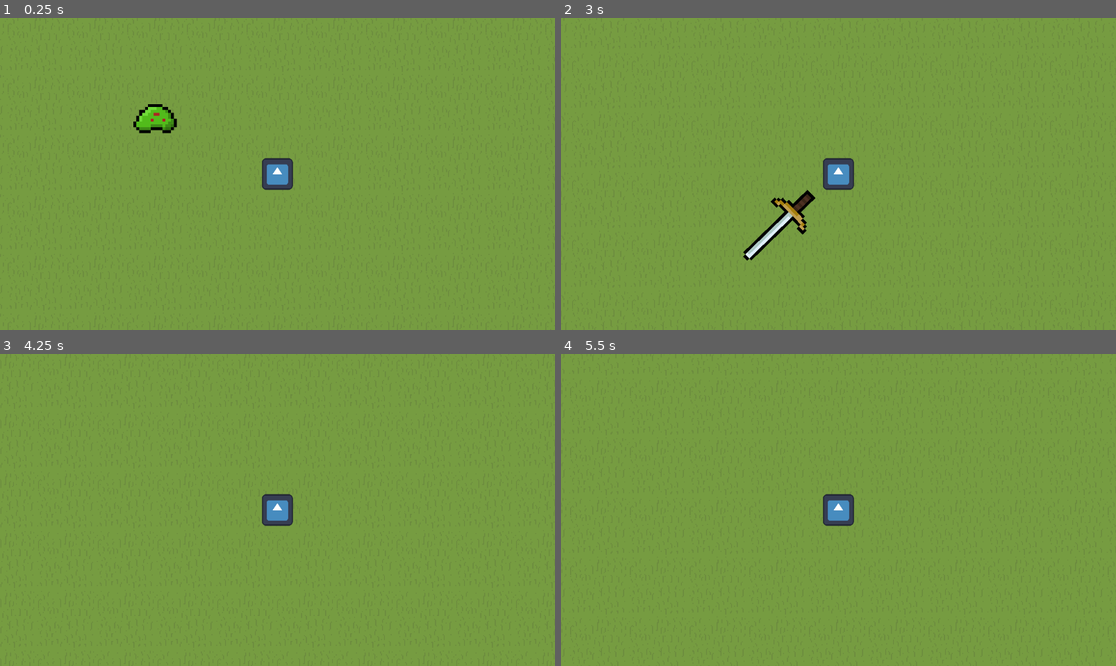
Above: before the commit, frames 1-4 (two rows, left to right).
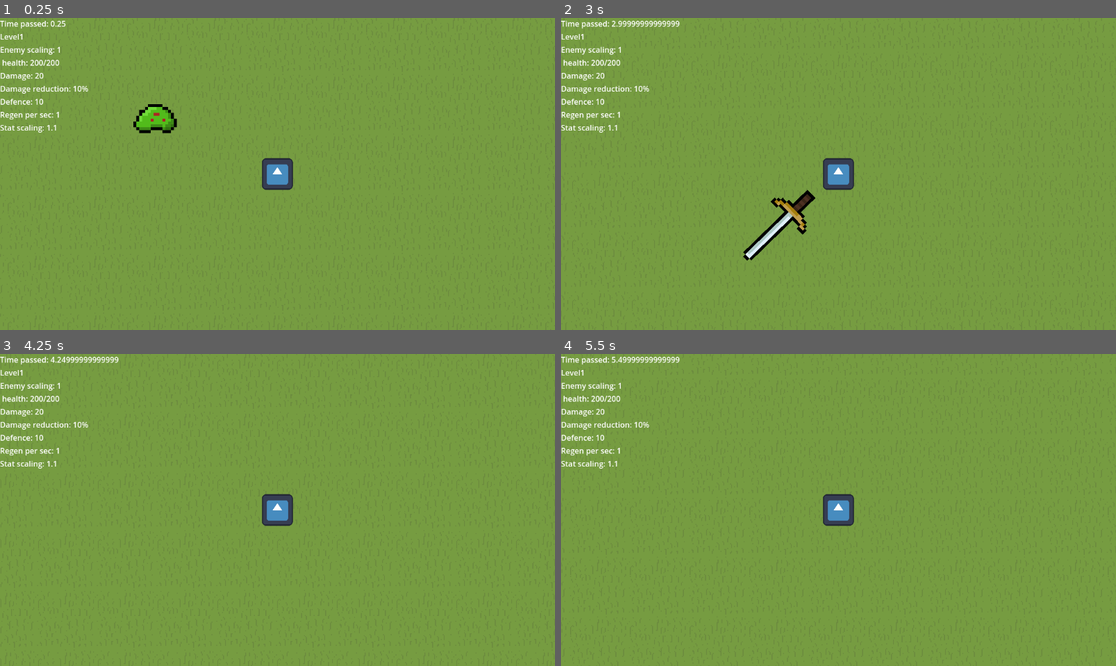
Above: after the commit, the same moments.

Repository: Likvik89/Built-to-scale
Game: Godot game, scene res://Scenes/level.tscn
The game is run twice, just before and just after one commit, with the same random seed, the same clock (stepped at 60 frames per second) and the same inputs. The engine's default icon, where the game draws it, is replaced by a stand-in: a white triangle on a blue panel in a dark square.
Inputs (mouse positions are in pixels of both pictures, inside the frame that each line leads up to):
- Up to frame 1 (0.25 s): no input
- Up to frame 2 (3 s): move the mouse to (960, 158) at 0.52 s; hold D (move_right) 0.53-1.28 s; tap Space (move_dash) at 0.6, 2.1 s; move the mouse to (727, 189) at 1.27 s; hold S (move_down) 1.28-2.03 s; click (727, 189) at 1.35 s; move the mouse to (894, 105) at 2.02 s; hold D (move_right) 2.03-2.78 s; move the mouse to (810, 236) at 2.77 s; hold W (move_up) from 2.78 s (still down); click (810, 236) at 2.85 s
- Up to frame 3 (4.25 s): move the mouse to (444, 556) at 3.52 s; release W (move_up) at 3.53 s; hold A (move_left) from 3.53 s (still down); tap Space (move_dash) at 3.6 s
- Up to frame 4 (5.5 s): move the mouse to (672, 463) at 4.27 s; click (672, 463) at 4.35 s; move the mouse to (866, 510) at 5.02 s; release A (move_left) at 5.03 s; hold S (move_down) from 5.03 s (still down); tap Space (move_dash) at 5.1 s

The runs differ from the first frame. In frame 1, 0.9% of the frame differs, in the area x 0-16%, y 0-37%; in frame 2, 1.0%; in frame 3, 1.0%; in frame 4, 1.1%, in the area x 0-22%, y 0-37%.

Commit message:
Shows stats

Diff:
--- a/Scenes/UI.tscn
+++ b/Scenes/UI.tscn
@@ -157,31 +157,40 @@
 offset_right = 40.0
 offset_bottom = 40.0
 
+[node name="Time" type="Label" parent="Info"]
+unique_name_in_owner = true
+layout_mode = 2
+
+[node name="Level" type="Label" parent="Info"]
+unique_name_in_owner = true
+layout_mode = 2
+
+[node name="Enemy_scaling" type="Label" parent="Info"]
+unique_name_in_owner = true
+layout_mode = 2
+
 [node name="Health" type="Label" parent="Info"]
-layout_mode = 2
-
-[node name="Label2" type="Label" parent="Info"]
-layout_mode = 2
-
-[node name="Label3" type="Label" parent="Info"]
-layout_mode = 2
-
-[node name="Label4" type="Label" parent="Info"]
-layout_mode = 2
-
-[node name="Label5" type="Label" parent="Info"]
-layout_mode = 2
-
-[node name="Label6" type="Label" parent="Info"]
-layout_mode = 2
-
-[node name="Label7" type="Label" parent="Info"]
-layout_mode = 2
-
-[node name="Label8" type="Label" parent="Info"]
-layout_mode = 2
-
-[node name="Label9" type="Label" parent="Info"]
+unique_name_in_owner = true
+layout_mode = 2
+
+[node name="Damage" type="Label" parent="Info"]
+unique_name_in_owner = true
+layout_mode = 2
+
+[node name="Damage_reduction" type="Label" parent="Info"]
+unique_name_in_owner = true
+layout_mode = 2
+
+[node name="Defence" type="Label" parent="Info"]
+unique_name_in_owner = true
+layout_mode = 2
+
+[node name="Regen" type="Label" parent="Info"]
+unique_name_in_owner = true
+layout_mode = 2
+
+[node name="Scaling" type="Label" parent="Info"]
+unique_name_in_owner = true
 layout_mode = 2
 
 [connection signal="mouse_entered" from="Level_up/Health" to="." method="_on_health_mouse_entered"]
--- a/Scripts/UI.gd
+++ b/Scripts/UI.gd
@@ -3,6 +3,17 @@
 
 
 func _process(delta):
+	$Info/Time.text = str("Time passed: ", GlobalInfo.time_passed)
+	$Info/Level.text = str("Level",GlobalInfo.level)
+	$Info/Enemy_scaling.text = str("Enemy scaling: ",GlobalInfo.enemy_current_scaling)
+	$Info/Health.text = str(" health: ", GlobalInfo.health,"/",GlobalInfo.maxhealth)
+	$Info/Damage.text = str("Damage: ",GlobalInfo.damage)
+	$Info/Damage_reduction.text = str("Damage reduction: ", (1-GlobalInfo.damage_reduction)*100,"%")
+	$Info/Defence.text = str("Defence: ", GlobalInfo.defence)
+	$Info/Regen.text = str("Regen per sec: ", GlobalInfo.regen)
+	$Info/Scaling.text = str("Stat scaling: ", GlobalInfo.scaling)
+
+
 	if GlobalInfo.leveling_up:
 		$Level_up.visible = true
 	else:
--- a/Scripts/player.gd
+++ b/Scripts/player.gd
@@ -35,6 +35,7 @@
 	$Sword_position/Sword.damage = damage
 
 func _process(delta):
+	GlobalInfo.health = health
 
 	if global_position.x > 1500:
 		global_position.x = 1500
